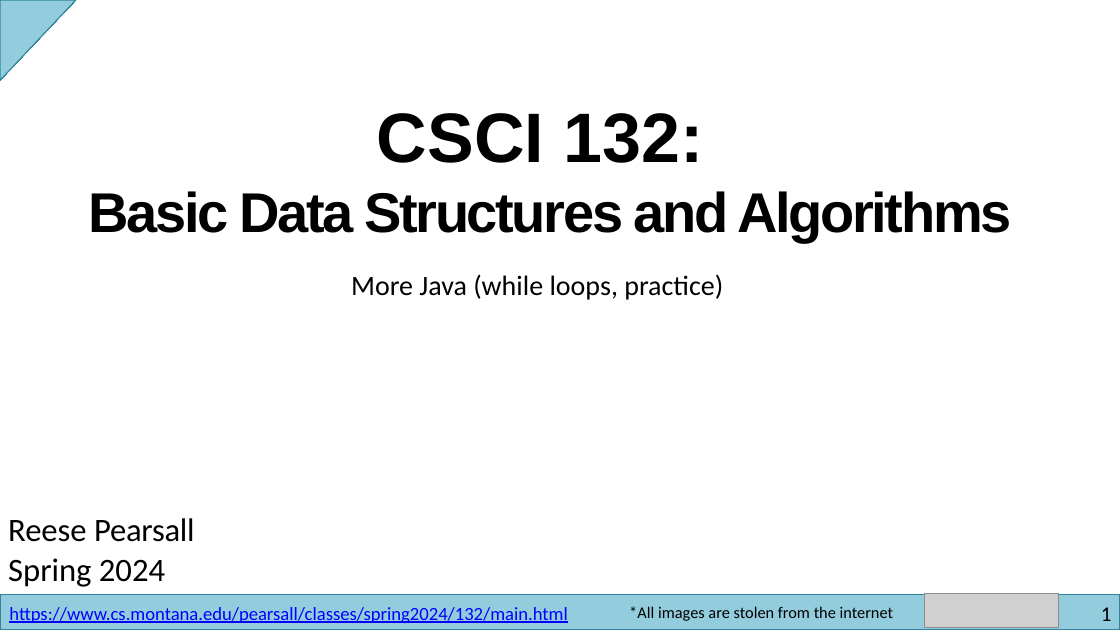
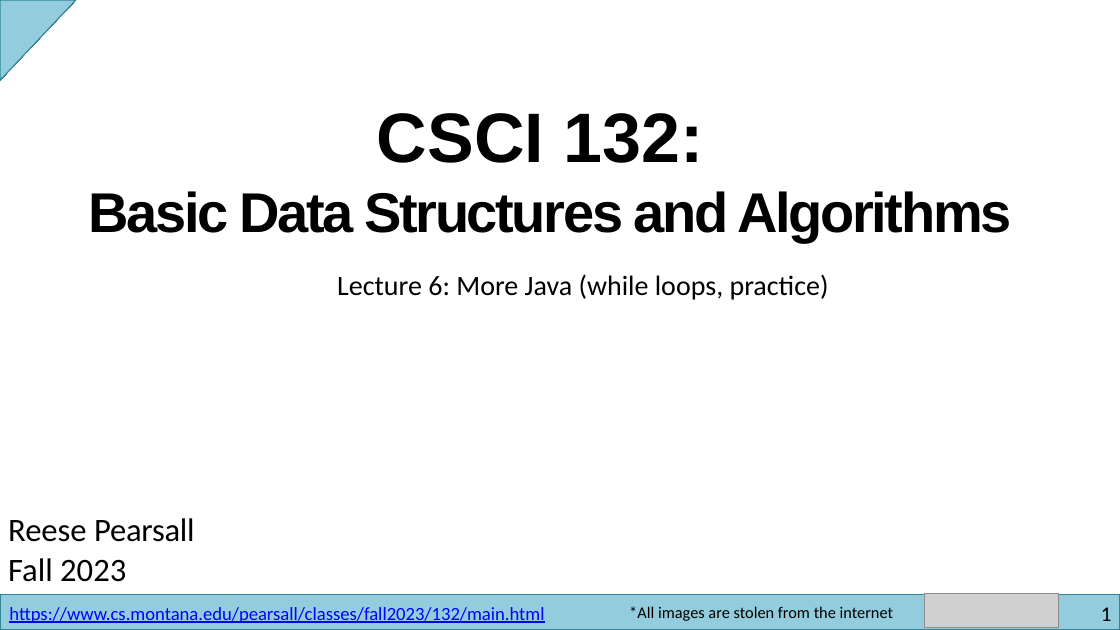
Before and after one commit to reesep/reesep.github.io, a slide deck: slide 1 of classes/fall2023/132/lectures/slides/06-JavaIntro4.pptx. Drawn at 1120x630 pixels with LibreOffice and Linux fonts; fonts in the diff are those of the drawing; grey boxes stand for pictures. Boxes give left, top, right and bottom in pixels: in the first picture for what was removed or moved away, otherwise in the second. Text is boxed around its words. In the diff, an @@ line names an element or a change of style, - is before the commit and + after.

Commit message:
csci466 f24 ready

```diff
--- a/classes/fall2023/132/lectures/slides/06-JavaIntro4.pptx
+++ b/classes/fall2023/132/lectures/slides/06-JavaIntro4.pptx
@@ text at (x1=337, y1=274, x2=829, y2=300): text changed @@
-More Java (while loops, practice)
+Lecture 6: More Java (while loops, practice)
@@ text at (x1=8, y1=558, x2=126, y2=582): text changed @@
-Spring 2024
+Fall 2023
@@ text at (x1=9, y1=607, x2=544, y2=623): text changed @@
-https://www.cs.montana.edu/pearsall/classes/spring2024/132/main.html
+https://www.cs.montana.edu/pearsall/classes/fall2023/132/main.html
```
Also in this commit, not shown: 1 other slide changed, 2 slides removed, 27 other files.
